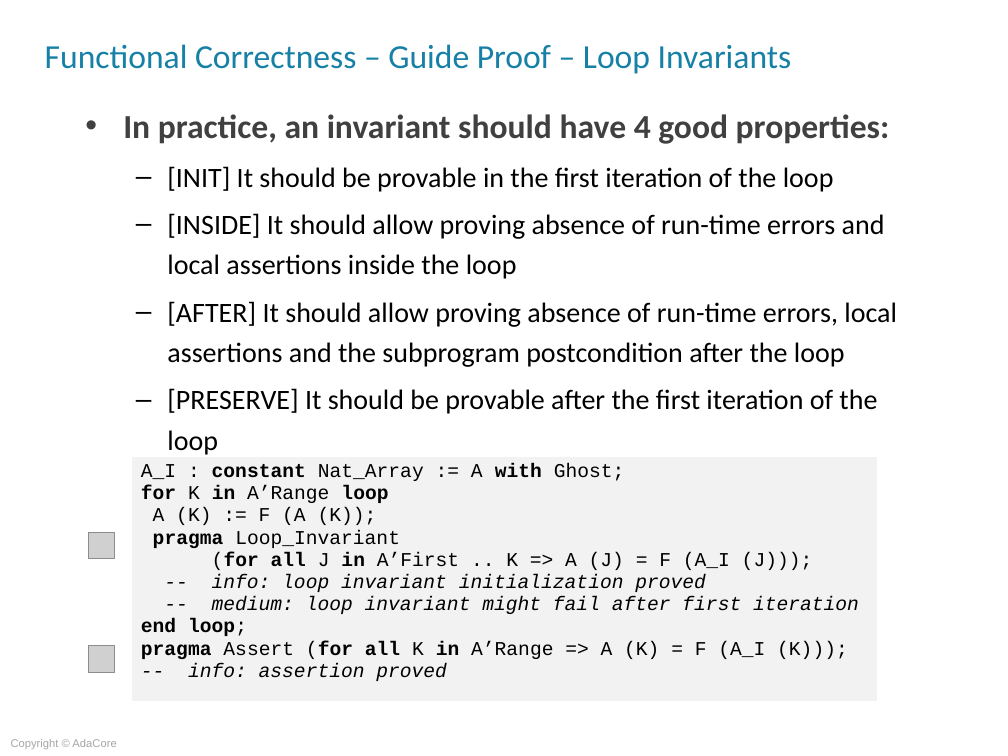
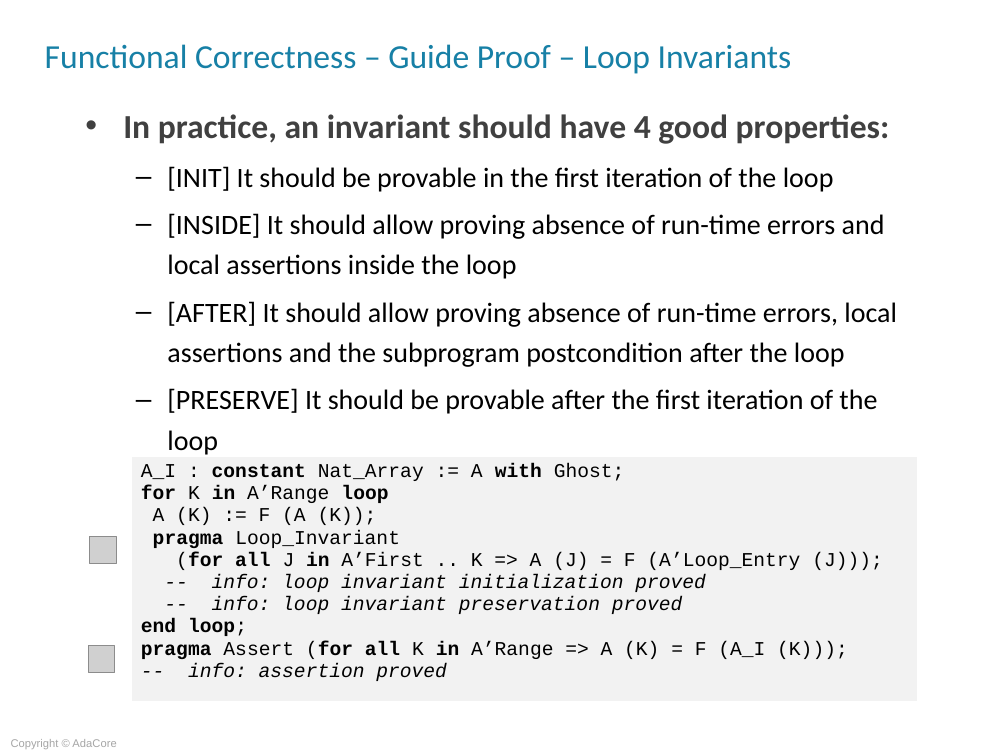
Before and after one commit to AdaCoreU/Courses, a slide deck: slide 15 of lectures/06_SPARK_2014/05_Proof_Of_Functional_Correctness/Slides/05_Proof_Of_Functional_Correctness.ppt. Drawn at 1008x756 pixels with LibreOffice and Linux fonts; fonts in the diff are those of the drawing; grey boxes stand for pictures; background and template pictures are left out. Boxes give left, top, right and bottom in pixels: in the first picture for what was removed or moved away, otherwise in the second. Text is boxed around its words. In the diff, an @@ line names an element or a change of style, - is before the commit and + after.

```diff
--- a/lectures/06_SPARK_2014/05_Proof_Of_Functional_Correctness/Slides/05_Proof_Of_Functional_Correctness.ppt
+++ b/lectures/06_SPARK_2014/05_Proof_Of_Functional_Correctness/Slides/05_Proof_Of_Functional_Correctness.ppt
@@ table at <box>131,457,917,702</box> @@
-row 1, column 1: A_I : constant Nat_Array := A with Ghost; / for K in A’Range loop / A (K) := F (A (K)); / pragma Loop_Invariant / (for all J in A’First .. K => A (J) = F (A_I (J))); / -- info: loop invariant initialization proved / -- medium: loop invariant might fail after first iteration / end loop; / pragma Assert (for all K in A’Range => A (K) = F (A_I (K))); / -- info: assertion proved
+row 1, column 1: A_I : constant Nat_Array := A with Ghost; / for K in A’Range loop / A (K) := F (A (K)); / pragma Loop_Invariant / (for all J in A’First .. K => A (J) = F (A’Loop_Entry (J))); / -- info: loop invariant initialization proved / -- info: loop invariant preservation proved / end loop; / pragma Assert (for all K in A’Range => A (K) = F (A_I (K))); / -- info: assertion proved
@@ table: place and size @@
-table at <box>131,457,877,702</box>
+table at <box>131,457,917,702</box>
@@ picture: place and size @@
-picture at <box>89,532,115,558</box>
+picture at <box>90,536,116,562</box>
```
Also in this commit, not shown: 4 other slides changed, 1 other file.
